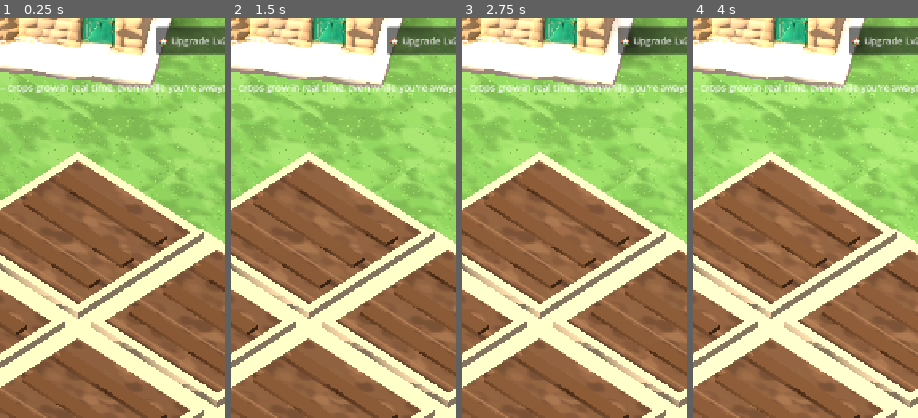
Above: before the commit, frames 1-4 (left to right).
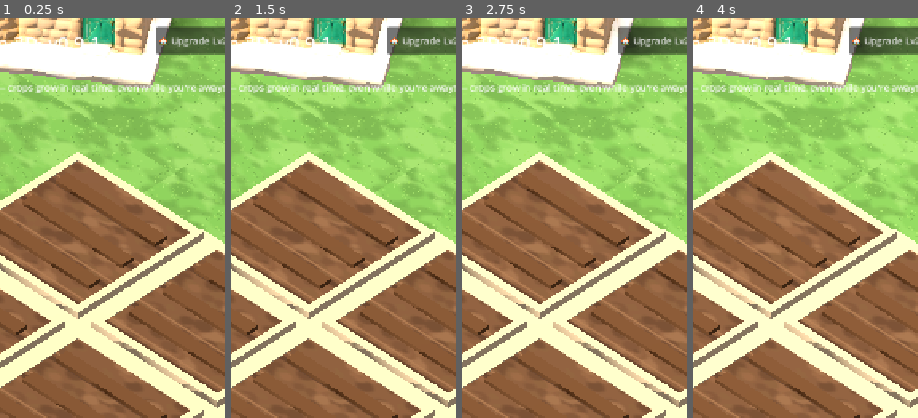
Above: after the commit, the same moments.

Repository: terencecamilleripesci/PastizziFarm3D
Game: Godot game, scene res://farm.tscn
The game is run twice, just before and just after one commit, with the same random seed, the same clock (stepped at 60 frames per second) and the same inputs.
Inputs:
- Up to frame 1 (0.25 s): no input
- Up to frame 2 (1.5 s): click "🍅 Tadam 🪙10 · 2.0m" at 0.5 s; click "🍓 Frawli 🪙20 · 5.0m" at 1.25 s
- Up to frame 3 (2.75 s): click "🍊 Larinġ 🪙35 · 8.0m" at 2 s
- Up to frame 4 (4 s): click "🎃 Qargħa 🪙50 · 12.0m" at 2.75 s; click "🍇 Għeneb 🪙80 · 20.0m" at 3.5 s
The pictures show only the part of the screen within x 33-83%, y 0-50%; the shares and areas given below are measured in that part.

The runs differ from the first frame. In frame 1, 0.2% of the frame differs, in the area x 21-44%, y 4-8%; in frame 2, 0.2%; in frame 3, 0.2%; in frame 4, 0.2%.

Commit message:
v0.9.1: on-screen version label for cache diagnosis

Diff:
--- a/source/farm.gd
+++ b/source/farm.gd
@@ -313,7 +313,7 @@
 	var ui := CanvasLayer.new()
 	add_child(ui)
 	var title := Label.new()
-	title.text = "🥟 Pastizzi Farm 3D"
+	title.text = "🥟 Pastizzi Farm 3D  v0.9.1"
 	title.position = Vector2(20, 18)
 	title.add_theme_font_size_override("font_size", 30)
 	ui.add_child(title)
Not shown, changed: index.pck
